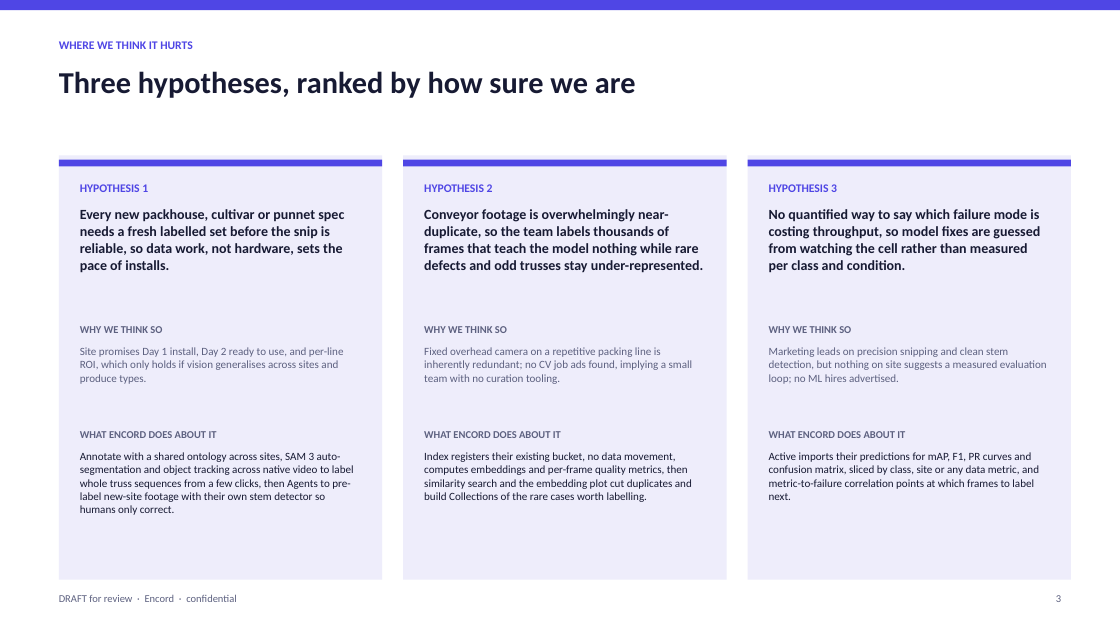
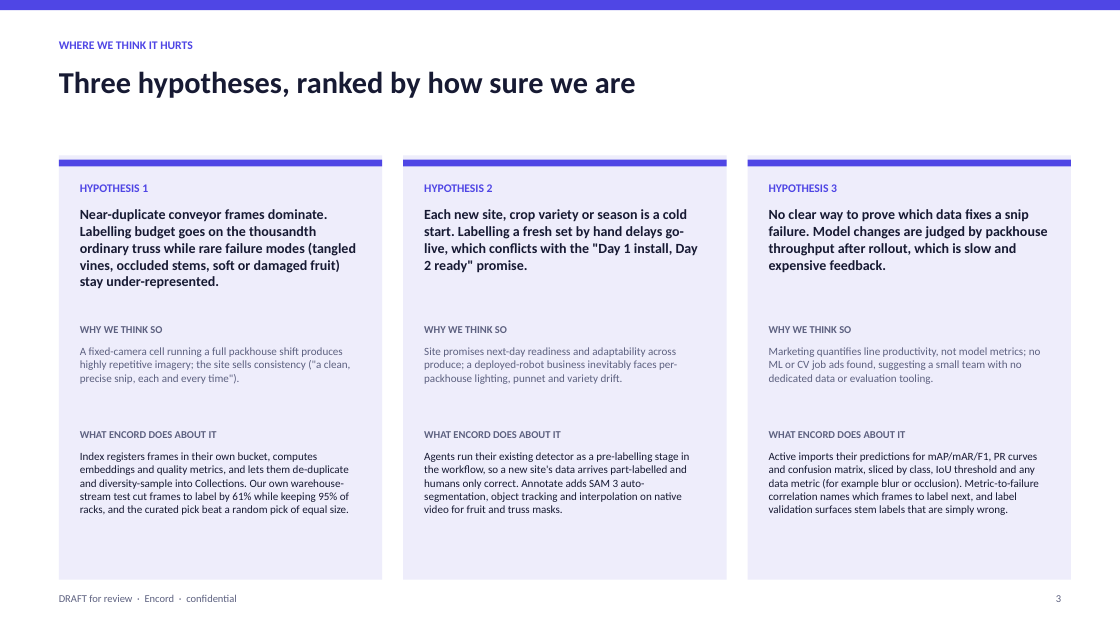
Before and after one commit to qaisak/signal-desk, a slide deck: slide 3 of docs/briefs/wootzano.pptx. Drawn at 1120x630 pixels with LibreOffice and Linux fonts; fonts in the diff are those of the drawing. Boxes give left, top, right and bottom in pixels: in the first picture for what was removed or moved away, otherwise in the second. Text is boxed around its words. In the diff, an @@ line names an element or a change of style, - is before the commit and + after.

```diff
--- a/docs/briefs/wootzano.pptx
+++ b/docs/briefs/wootzano.pptx
@@ text at <box>80,209,356,289</box>: text changed @@
-Every new packhouse, cultivar or punnet spec needs a fresh labelled set before the snip is reliable, so data work, not hardware, sets the pace of installs.
+Near-duplicate conveyor frames dominate. Labelling budget goes on the thousandth ordinary truss while rare failure modes (tangled vines, occluded stems, soft or damaged fruit) stay under-represented.
@@ text at <box>424,209,698,273</box>: text changed @@
-Conveyor footage is overwhelmingly near-duplicate, so the team labels thousands of frames that teach the model nothing while rare defects and odd trusses stay under-represented.
+Each new site, crop variety or season is a cold start. Labelling a fresh set by hand delays go-live, which conflicts with the "Day 1 install, Day 2 ready" promise.
@@ text at <box>769,209,1048,273</box>: text changed @@
-No quantified way to say which failure mode is costing throughput, so model fixes are guessed from watching the cell rather than measured per class and condition.
+No clear way to prove which data fixes a snip failure. Model changes are judged by packhouse throughput after rollout, which is slow and expensive feedback.
@@ text at <box>80,347,351,384</box>: text changed @@
-Site promises Day 1 install, Day 2 ready to use, and per-line ROI, which only holds if vision generalises across sites and produce types.
+A fixed-camera cell running a full packhouse shift produces highly repetitive imagery; the site sells consistency ("a clean, precise snip, each and every time").
@@ text at <box>424,347,677,384</box>: text changed @@
-Fixed overhead camera on a repetitive packing line is inherently redundant; no CV job ads found, implying a small team with no curation tooling.
+Site promises next-day readiness and adaptability across produce; a deployed-robot business inevitably faces per-packhouse lighting, punnet and variety drift.
@@ text at <box>769,347,1041,384</box>: text changed @@
-Marketing leads on precision snipping and clean stem detection, but nothing on site suggests a measured evaluation loop; no ML hires advertised.
+Marketing quantifies line productivity, not model metrics; no ML or CV job ads found, suggesting a small team with no dedicated data or evaluation tooling.
@@ text at <box>80,452,349,515</box>: text changed @@
-Annotate with a shared ontology across sites, SAM 3 auto-segmentation and object tracking across native video to label whole truss sequences from a few clicks, then Agents to pre-label new-site footage with their own stem detector so humans only correct.
+Index registers frames in their own bucket, computes embeddings and quality metrics, and lets them de-duplicate and diversity-sample into Collections. Our own warehouse-stream test cut frames to label by 61% while keeping 95% of racks, and the curated pick beat a random pick of equal size.
@@ text at <box>424,452,689,513</box>: text changed @@
-Index registers their existing bucket, no data movement, computes embeddings and per-frame quality metrics, then similarity search and the embedding plot cut duplicates and build Collections of the rare cases worth labelling.
+Agents run their existing detector as a pre-labelling stage in the workflow, so a new site's data arrives part-labelled and humans only correct. Annotate adds SAM 3 auto-segmentation, object tracking and interpolation on native video for fruit and truss masks.
@@ text at <box>769,452,1039,515</box>: text changed @@
-Active imports their predictions for mAP, F1, PR curves and confusion matrix, sliced by class, site or any data metric, and metric-to-failure correlation points at which frames to label next.
+Active imports their predictions for mAP/mAR/F1, PR curves and confusion matrix, sliced by class, IoU threshold and any data metric (for example blur or occlusion). Metric-to-failure correlation names which frames to label next, and label validation surfaces stem labels that are simply wrong.
```
Also in this commit, not shown: 6 other slides changed, 9 other files.
